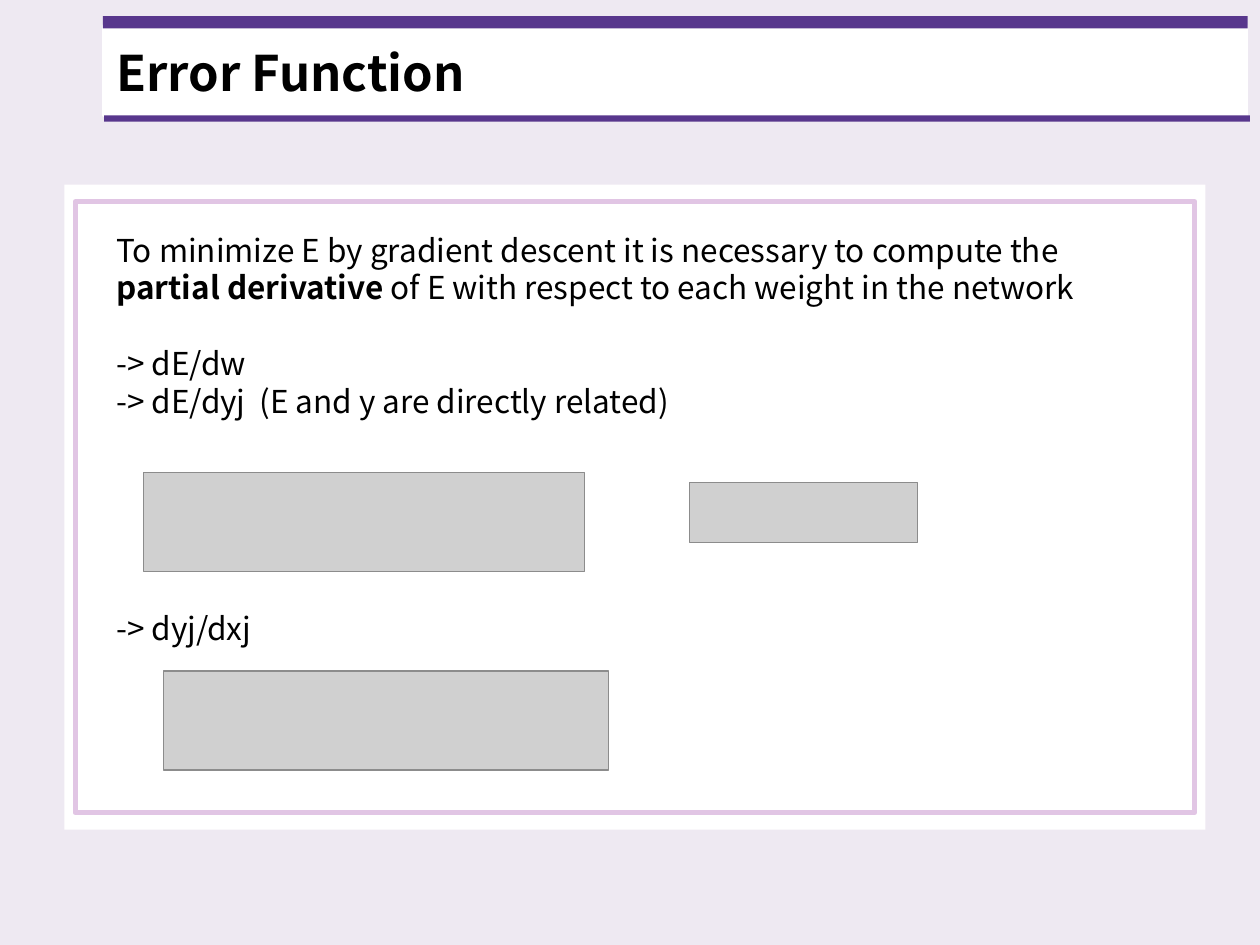
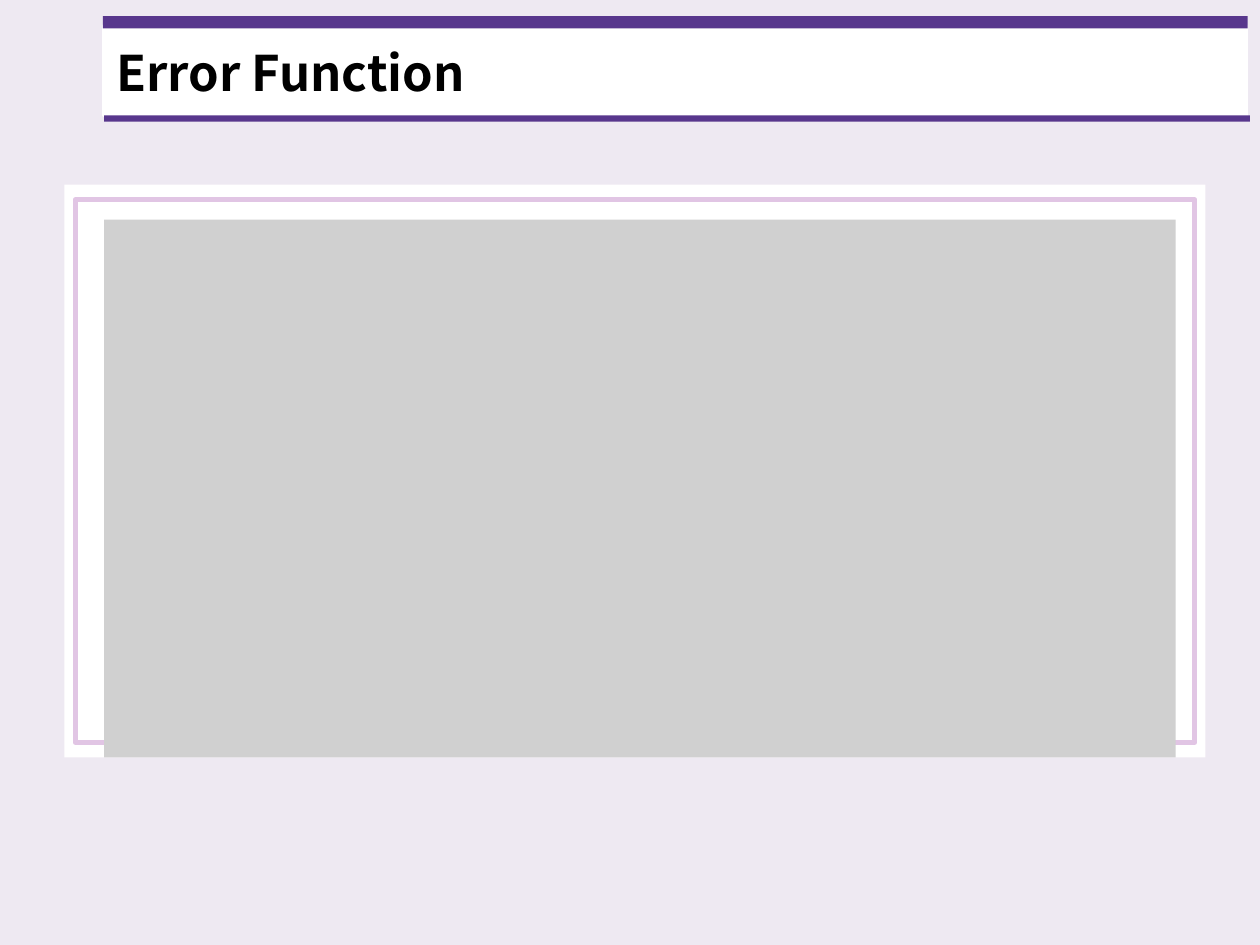
Before and after one commit to standing-o/Machine_Learning_Paper_Review, a slide deck: slide 7 of Paper.3_Back-Propagation/20201110_Paper3_Back-Propagation.pptx. Drawn at 1260x945 pixels with LibreOffice and Linux fonts; fonts in the diff are those of the drawing; grey boxes stand for pictures. Boxes give left, top, right and bottom in pixels: in the first picture for what was removed or moved away, otherwise in the second. Text is boxed around its words. In the diff, an @@ line names an element or a change of style, - is before the commit and + after.

```diff
--- a/Paper.3_Back-Propagation/20201110_Paper3_Back-Propagation.pptx
+++ b/Paper.3_Back-Propagation/20201110_Paper3_Back-Propagation.pptx
@@ rectangle: place and size @@
-rectangle at [64, 185, 1206, 830]
+rectangle at [64, 185, 1206, 759]
@@ rectangle: place and size @@
-rectangle at [76, 202, 1196, 813]
+rectangle at [76, 200, 1196, 743]
@@ picture added at [105, 219, 1176, 757] @@
@@ text removed at [116, 237, 1074, 648] @@
-To minimize E by gradient descent it is necessary to compute the partial derivative of E with respect to each weight in the network
--> dE/dw
--> dE/dyj (E and y are directly related)
--> dyj/dxj
@@ picture removed at [144, 472, 585, 572] @@
@@ picture removed at [689, 483, 917, 543] @@
@@ picture removed at [164, 670, 609, 770] @@
```
Also in this commit, not shown: 5 other slides changed.
